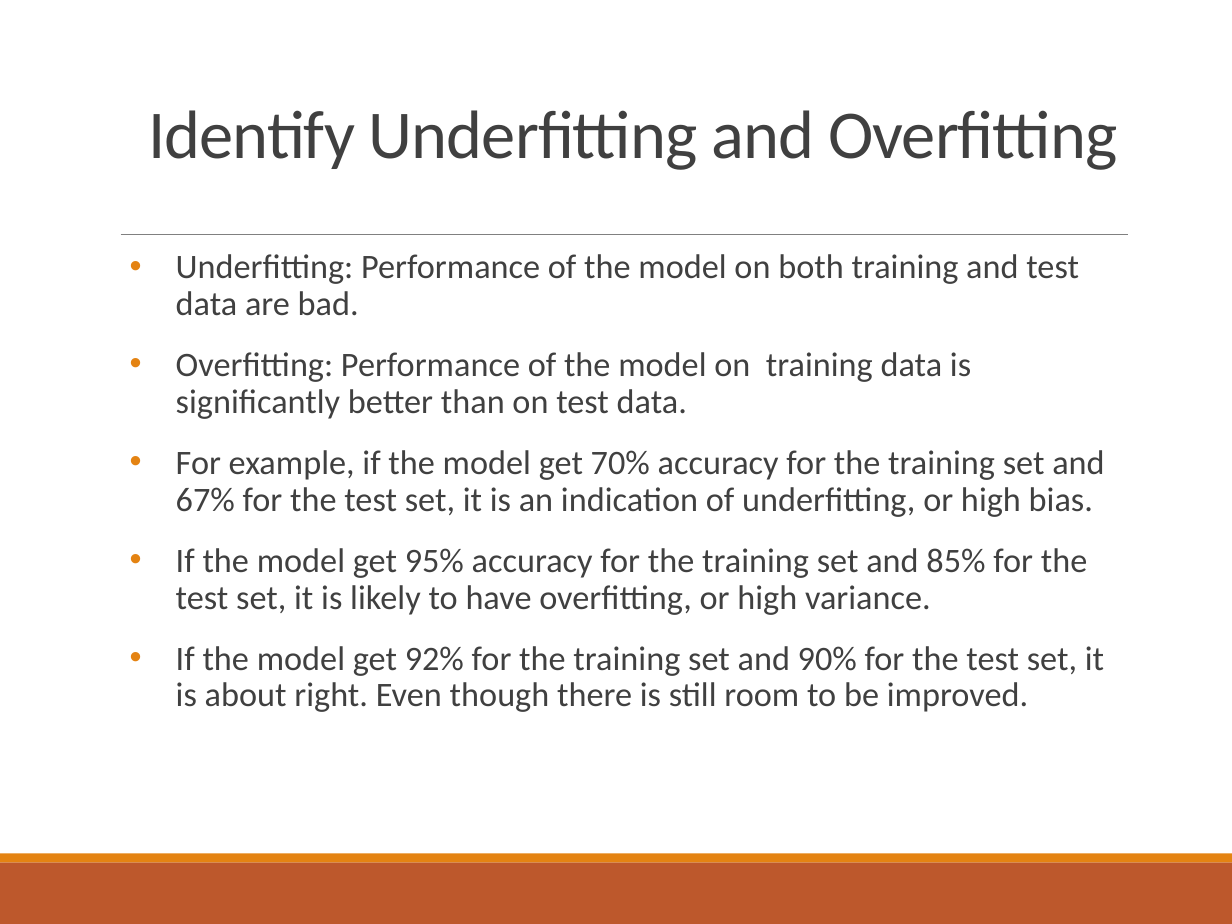
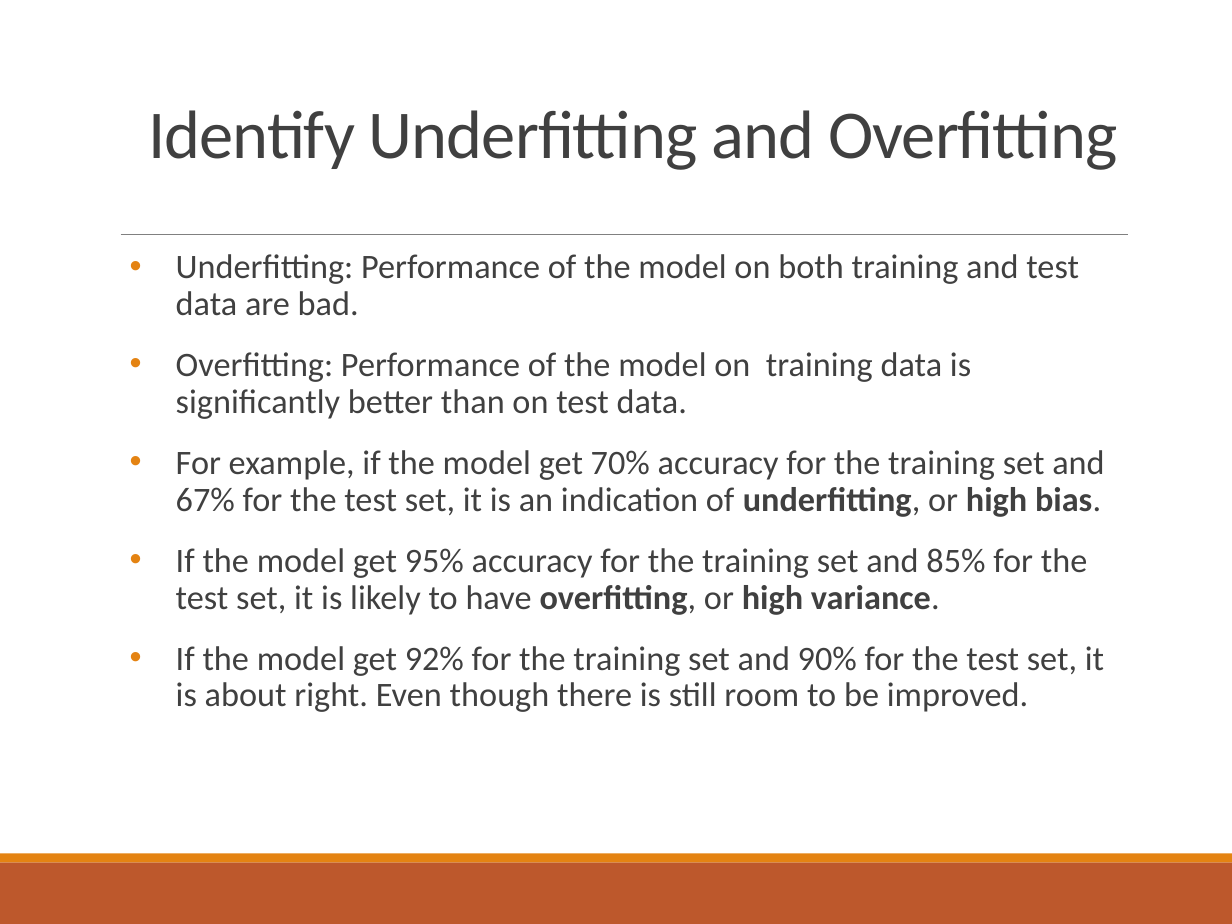
Before and after one commit to lei-qian/NDSAWS24, a slide deck: slide 6 of PPT/3. Training and Testing.pptx. Drawn at 1232x924 pixels with LibreOffice and Linux fonts; fonts in the diff are those of the drawing. Boxes give left, top, right and bottom in pixels: in the first picture for what was removed or moved away, otherwise in the second. Text is boxed around its words. In the diff, an @@ line names an element or a change of style, - is before the commit and + after.

```diff
--- a/PPT/3. Training and Testing.pptx
+++ b/PPT/3. Training and Testing.pptx
@@ text at (176, 450, 1104, 615): bold on in "underfitting, high bias.", "overfitting, high variance." @@
```
Also in this commit, not shown: 3 other slides changed, 2 other files.
